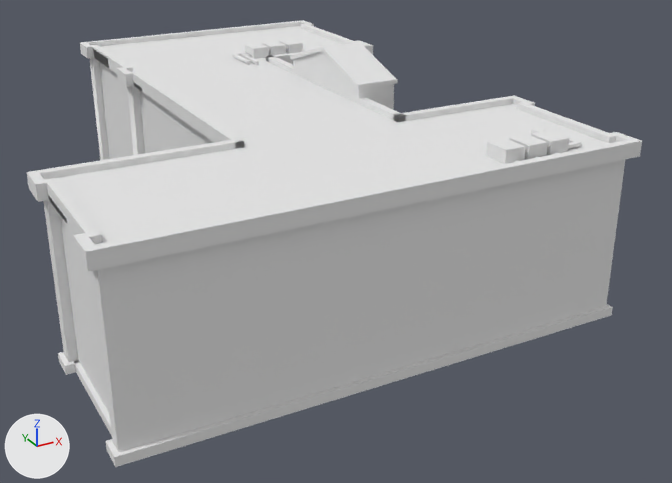
One commit to the OBJ model TeenageSimulator/Assets/Models/SchoolBuilding.obj: the scene before it, then after it.
Both versions are drawn from a 50 mm lens placed at (-24.5, -52.6, 25.7), pointed at (1.8, -4.9, 1.9). Arrows for +X, +Y and +Z are at lower left; the lights stay in place. Where no turn or scale is listed for an object, it has been applied to the vertices. Vertices at the same position are counted once.

Objects in the first picture: 'Cube', 'Cube.030_Cube.042', 'Cube.032_Cube.038'.
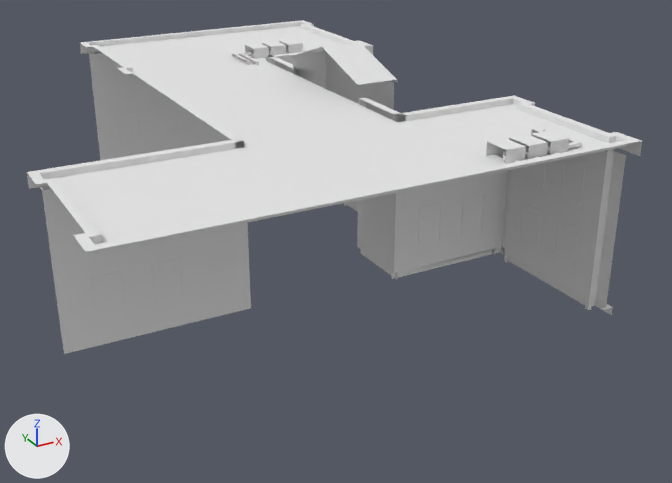
Where the change shows, as pixel boxes [x1, y1, x2, y2] in the pictures (672 x 483 px):
'Cube', reshaped: before [27, 20, 642, 467]; after [27, 20, 642, 354]
part 1 of me_cube, cut back: before [27, 43, 642, 467]; after [326, 55, 394, 109]

The change, as a list of edits to the scene's bpy script:
```text
Change me_cube:
    used by ob_cube; location = (0.0, 0.0, 0.0)
    remove me_cube.from_pydata(...)  # 934 vertices, 927 faces; spans x -17.2..12.0, y -19.4..19.6, z 0.7..13.3
    add me_cube.from_pydata(...)  # 662 vertices, 437 faces; spans x -17.2..12.0, y -19.4..19.6, z 0.7..13.3
    me_cube part 1
    272 vertices are removed from x -17.2..11.5, y -19.4..19.1, z 0.7..13.1
    509 faces are deleted
    19 new faces join them
```
